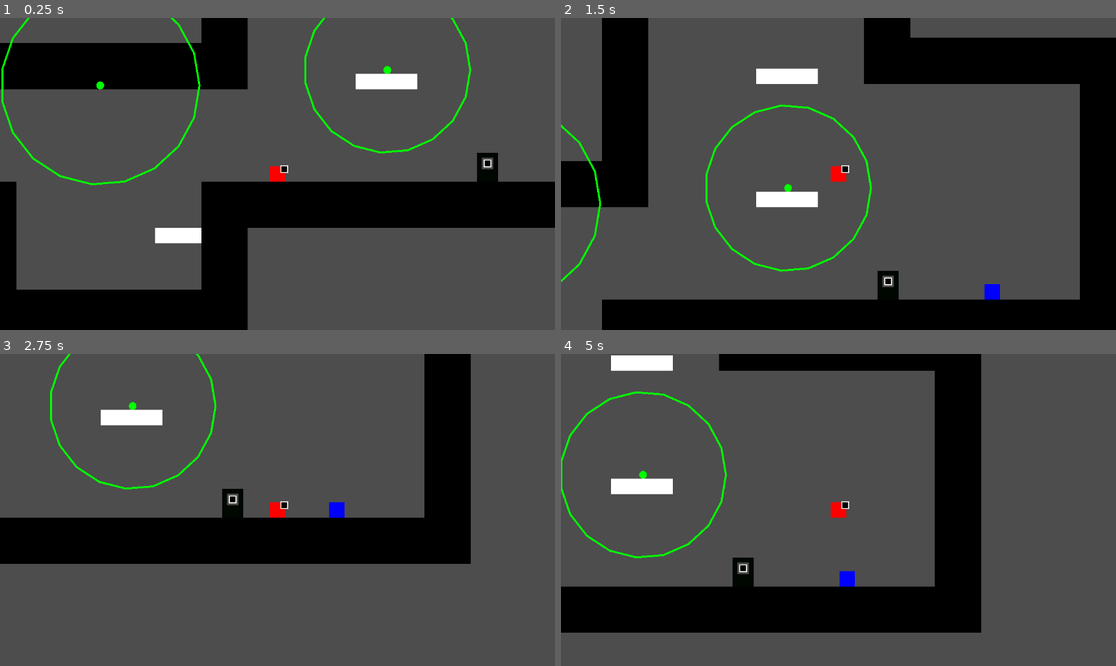
Above: before the commit, frames 1-4 (two rows, left to right).
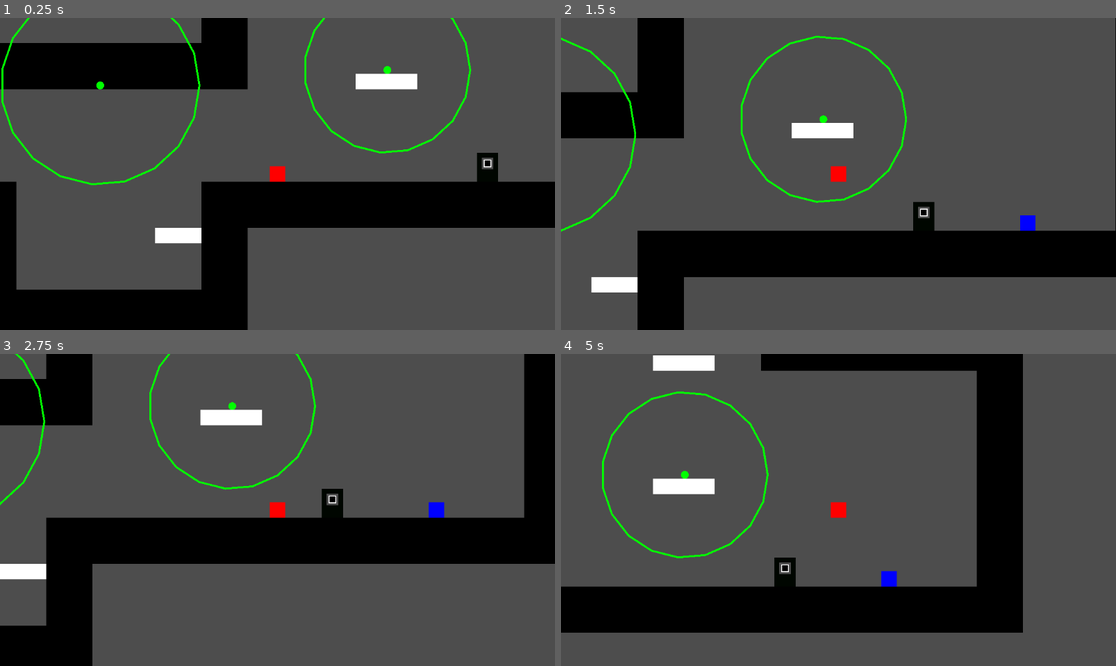
Above: after the commit, the same moments.

Repository: Lukko-Digital/upwell
Game: Godot game, scene res://src/main.tscn
Same seed, same stepped clock (60 frames per second), same inputs: the game is played once before the commit and once after it.
Inputs (mouse positions are in pixels of both pictures, inside the frame that each line leads up to):
- Up to frame 1 (0.25 s): no input
- Up to frame 2 (1.5 s): tap Enter at 0.5 s; move the mouse to (960, 158) at 0.52 s; hold Right mouse button (attract) 0.53-1.28 s; hold D (right) from 0.53 s (still down); tap Space (jump) at 0.77 s; move the mouse to (727, 189) at 1.27 s; tap E (interact) at 1.35 s
- Up to frame 3 (2.75 s): tap Space (jump) at 1.52 s; move the mouse to (333, 441) at 2.02 s; release D (right) at 2.03 s; press the mouse at (333, 441) at 2.03 s; hold A (left) from 2.03 s (still down)
- Up to frame 4 (5 s): move the mouse to (810, 572) at 2.77 s; release A (left) at 2.78 s; release the mouse at (810, 572) at 2.78 s; hold D (right) 2.78-4.28 s; right-click (810, 572) at 2.85 s; tap Space (jump) at 3.02, 3.77, 4.52 s; move the mouse to (1005, 556) at 3.52 s; hold E (interact) 3.53-4.28 s; move the mouse to (672, 463) at 4.27 s; hold A (left) from 4.28 s (still down); click (672, 463) at 4.35 s

The runs differ from the first frame. In frame 1, less than 0.1% of the frame differs, in the area x 50-52%, y 47-50%; in frame 2, 44%, in the area x 0-100%, y 0-100%; in frame 3, 21%; in frame 4, 16%.

Commit message:
having clicker matters

Diff:
--- a/src/player.gd
+++ b/src/player.gd
@@ -41,6 +41,9 @@
 		velocity.y = move_toward(velocity.y, PLAYER.MAX_FALL_SPEED, world_gravity * delta / 1.5)
 
 func handle_artificial_gravity(delta):
+	if not has_clicker:
+		return
+
 	var gravity_regions: Array[Area2D] = gravity_detector.get_overlapping_areas()
 	if gravity_regions.is_empty():
 		return
--- a/src/player.tscn
+++ b/src/player.tscn
@@ -44,6 +44,7 @@
 [node name="DialogueUi" parent="." instance=ExtResource("2_cft6f")]
 
 [node name="Clicker" parent="." instance=ExtResource("3_joqfy")]
+visible = false
 offset_left = 3.0
 offset_top = -9.0
 offset_right = 11.0
